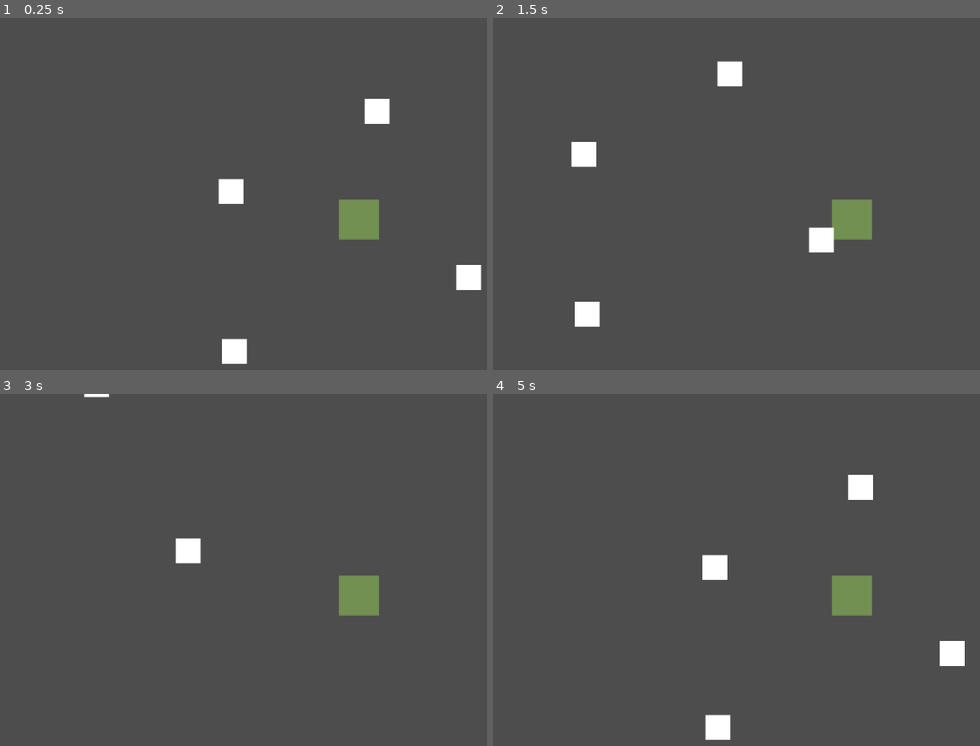
Above: before the commit, frames 1-4 (two rows, left to right).
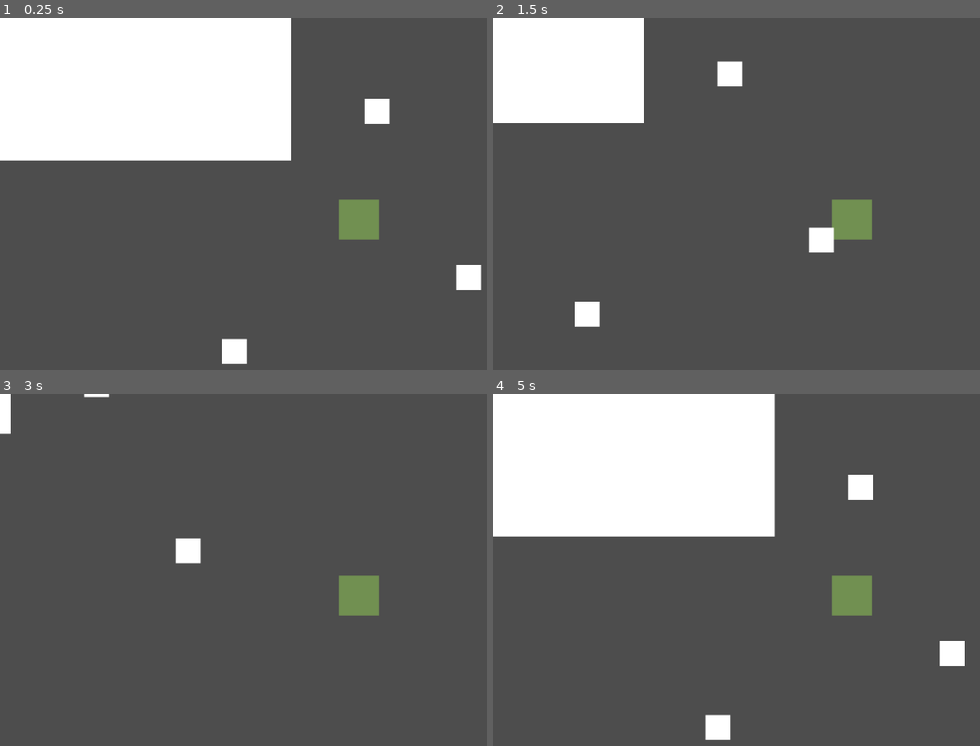
Above: after the commit, the same moments.

Repository: z3roco01/2025-skills-game
Game: Godot game, scene res://scenes/main.tscn
Two runs of this game, one before a commit and one after it. Both use one fixed random seed, a clock stepped at 60 frames per second and the inputs below.
Inputs:
- Up to frame 1 (0.25 s): no input
- Up to frame 2 (1.5 s): tap Enter at 0.5 s; hold D (right) 0.53-1.28 s; hold S (back) from 1.28 s (still down)
- Up to frame 3 (3 s): release S (back) at 2.03 s; hold D (right) 2.03-2.78 s; hold W (up) from 2.78 s (still down)
- Up to frame 4 (5 s): release W (up) at 3.53 s; hold A (left) from 3.53 s (still down)

The runs differ from the first frame. In frame 1, 25% of the frame differs, in the area x 0-60%, y 0-53%; in frame 2, 9.6%; in frame 3, 0.3%; in frame 4, 24%.

Commit message:
aaaaaaa

Diff:
--- a/scenes/testworld.tscn
+++ b/scenes/testworld.tscn
@@ -25,7 +25,7 @@
 offset_bottom = 232.0
 
 [node name="ColorRect4" type="ColorRect" parent="."]
-offset_left = -225.0
-offset_top = -65.0
-offset_right = -185.0
-offset_bottom = -25.0
+offset_left = -1461.0
+offset_top = -588.0
+offset_right = -109.0
+offset_bottom = -95.0
